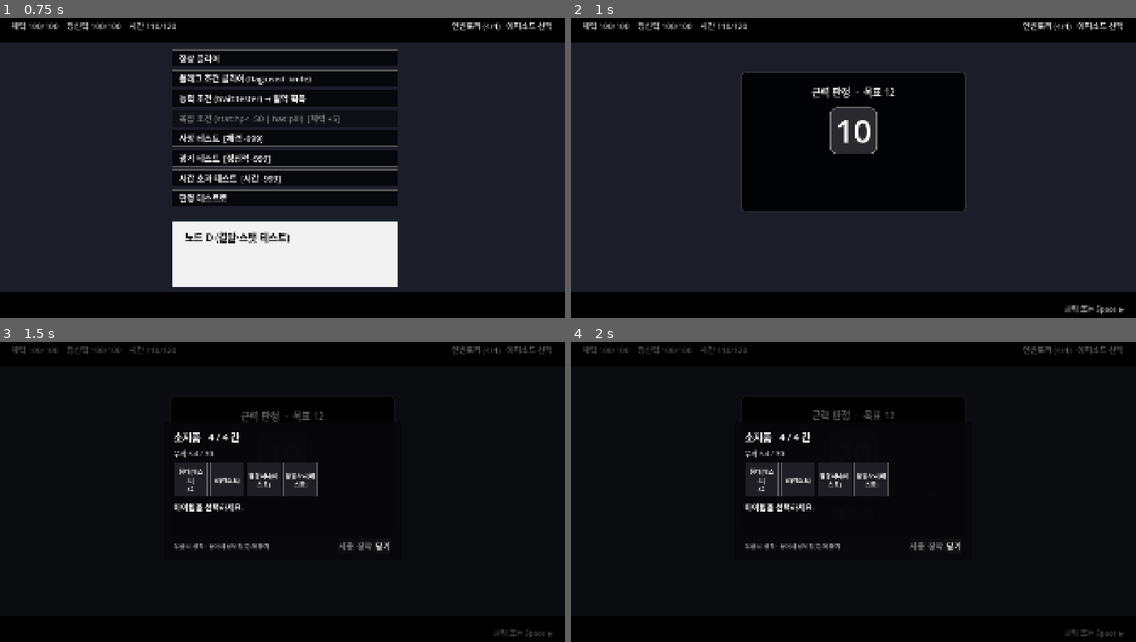
Above: before the commit, frames 1-4 (two rows, left to right).
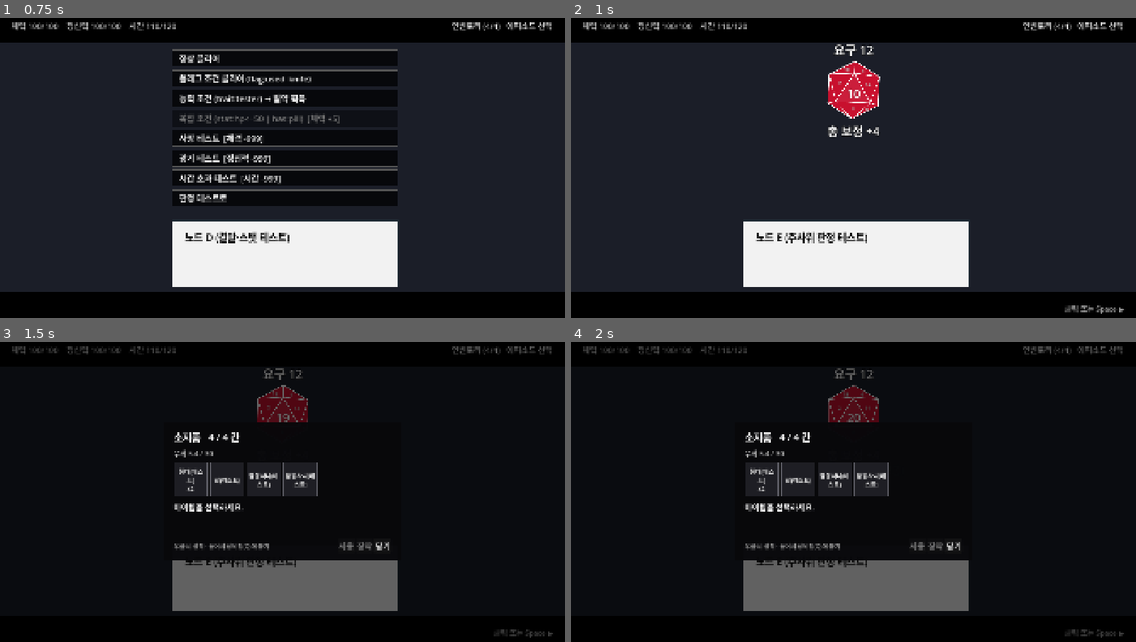
Above: after the commit, the same moments.

Repository: HomilBBANG/rt_Tevah
Game: Godot game, scene res://tests/ui_smoke.tscn
Same seed, same stepped clock (60 frames per second), same inputs: the game is played once before the commit and once after it. This scene is started directly instead of the project's main scene.
Inputs:
- Up to frame 1 (0.75 s): click "노드 A로" at 0.5 s
- Up to frame 2 (1 s): no input
- Up to frame 3 (1.5 s): click "인벤토리 (4/4)" at 1.25 s
- Up to frame 4 (2 s): no input

Frame 1 is identical in both runs. In frame 2, 26% of the frame differs, in the area x 30-71%, y 8-90%; in frame 3, 7.7%; in frame 4, 7.7%.

Commit message:
Dialogue dice roll: red d20 over the scene with target and total modifier
The roll overlays the top centre ("요구 N", d20 with rolling number, "총 보정 +N",
result line) and leaves the speech bubbles and portraits visible.

Co-Authored-By: Claude Opus 5.5 <noreply@anthropic.com>

Diff:
--- a/scenes/main_play.gd
+++ b/scenes/main_play.gd
@@ -2,7 +2,7 @@
 ## 플레이 화면. 게임 로직 없음: StoryRunner·GameState 시그널을 그리고 입력만 돌려준다.
 ##
 ## 한 번의 행동 결과를 "페이지" 순서로 보여준다 (클릭/Space 로 넘김):
-##   dice      — 주사위 판정 연출 (굴리는 중에 클릭하면 바로 결과)
+##   dice      — 주사위 판정 연출 (굴리는 중에 클릭하면 바로 결과). 지금 화면(말풍선·초상화) 위 가운데에 겹쳐 뜬다
 ##   system    — 획득·버림 등 시스템 메시지 (검은 상자, 가운데 정렬)
 ##   situation — 화자 없는 노드 (밝은 상자)
 ##   dialogue  — 화자 있는 노드 (초상화 + 말풍선, 직전 대사는 회색으로 위에)
@@ -186,9 +186,17 @@
 	_clear_choices()
 	_type_label = null
 	_auto_left = -1.0
+	if p.kind == "dice":
+		# 주사위는 뒤의 대화를 지우지 않고 위에 겹친다 (사용자 시안)
+		%DicePanel.visible = true
+		%DicePanel.play(p.result)
+		# 선택지와 겹치지 않게 숨겼던 지난 대사도 다시 (시안: 회색 지난 말풍선 + 지금 말풍선)
+		%PrevBubble.visible = %Bubble.visible and not _prev_line.is_empty()
+		_page_done()
+		return
 	%SituationBox.visible = p.kind == "situation"
 	%SystemBox.visible = p.kind == "system"
-	%DicePanel.visible = p.kind == "dice"
+	%DicePanel.visible = false
 	var is_dialogue: bool = p.kind == "dialogue"
 	%Bubble.visible = is_dialogue
 	%PrevBubble.visible = false
@@ -202,8 +210,6 @@
 			_slots = ["", ""]
 		"system":
 			%SystemText.text = p.text
-		"dice":
-			%DicePanel.play(p.result)
 		"dialogue":
 			_show_dialogue(p)
 	match p.kind:
--- a/scenes/main_play.tscn
+++ b/scenes/main_play.tscn
@@ -137,10 +137,10 @@
 unique_name_in_owner = true
 visible = false
 layout_mode = 1
-anchor_left = 0.3
-anchor_top = 0.2
-anchor_right = 0.7
-anchor_bottom = 0.64
+anchor_left = 0.38
+anchor_top = 0.1
+anchor_right = 0.62
+anchor_bottom = 0.48
 script = ExtResource("6")
 
 [node name="Choices" type="VBoxContainer" parent="."]
--- a/ui/dice_panel.gd
+++ b/ui/dice_panel.gd
@@ -1,49 +1,47 @@
 extends Control
-## 주사위 판정 연출: 숫자가 잠깐 굴러간 뒤 결과(주사위 + 보정 = 합계 / 목표, 성공·실패)를 보여준다.
-## play(result) 의 result 는 StoryRunner.dice_rolled 의 내용.
+## 주사위 판정 연출 (사용자 시안): 대화 화면 위 가운데에 겹쳐 뜬다. 뒤의 말풍선·초상화는 그대로 보인다.
+##   위 "요구 N" (목표값) / 가운데 빨간 d20 (굴리는 동안 숫자가 바뀌고 흔들림 → 나온 눈) / 아래 "총 보정 +N" / 결과 줄
+## play(result) 의 result 는 StoryRunner.dice_rolled 의 내용 (roll, mod, total, dc, success, critical, parts).
 
 signal finished
 
 const ROLL_TIME := 0.8
 const SUCCESS_COLOR := Color("7fd48a")
-const FAIL_COLOR := Color("e46a6a")
+const FAIL_COLOR := Color("ff6a6a")
+const DIE_FILL := Color("c8102e")
+const DIE_EDGE := Color.WHITE
+const FACE_NUMBERS := ["2", "14", "8", "18", "4", "6"]   # 옆면 장식 숫자 (그림용)
 
 var is_rolling := false
 
 var _result := {}
 var _t := 0.0
 var _tick := 0.0
-var _title: Label
-var _die: Label
-var _detail: Label
+var _shown := 20               # 가운데 면에 보이는 숫자
+var _need: Label
+var _mod: Label
 var _outcome: Label
 
 
 func _init() -> void:
 	mouse_filter = MOUSE_FILTER_IGNORE
-	var box := VBoxContainer.new()
-	box.set_anchors_preset(PRESET_FULL_RECT)
-	box.alignment = BoxContainer.ALIGNMENT_CENTER
-	box.add_theme_constant_override("separation", 17)
-	box.mouse_filter = MOUSE_FILTER_IGNORE
-	add_child(box)
-	resized.connect(queue_redraw)
-	_title = _label(box, 33, Color("dddddd"))
-	_die = _label(box, 107, Color.WHITE)
-	_die.custom_minimum_size = Vector2(0, 183)
-	_die.vertical_alignment = VERTICAL_ALIGNMENT_CENTER
-	_detail = _label(box, 30, Color("bbbbbb"))
-	_outcome = _label(box, 47, Color.WHITE)
+	_need = _label(42)
+	_need.anchor_right = 1.0
+	_need.offset_bottom = 60
+	_mod = _label(40)
+	_outcome = _label(36)
+	resized.connect(_layout)
 
 
 func play(result: Dictionary) -> void:
 	_result = result
-	_title.text = "%s 판정  ·  목표 %d" % [result.ability_name, result.dc]
-	_detail.text = ""
+	_need.text = "요구 %d" % int(result.dc)
+	_mod.text = "총 보정 %+d" % int(result.get("mod", 0))
 	_outcome.text = ""
 	_t = 0.0
 	_tick = 0.0
 	is_rolling = true
+	_layout()
 	queue_redraw()
 
 
@@ -57,55 +55,96 @@
 	if not is_rolling:
 		return
 	_t += delta
-	queue_redraw()
 	_tick -= delta
 	if _t >= ROLL_TIME:
 		_show_result()
 	elif _tick <= 0.0:
 		_tick = 0.05
-		_die.text = str(randi_range(1, 20))
+		_shown = randi_range(1, 20)
+	queue_redraw()
 
 
 func _show_result() -> void:
 	is_rolling = false
-	_die.text = str(_result.roll)
-	var line := "주사위 %d" % _result.roll
-	for p in _result.parts:
-		line += "  %s  %s %d" % ["+" if p.value >= 0 else "−", p.label, absi(p.value)]
-	_detail.text = "%s   =   %d" % [line, _result.total]
+	_shown = int(_result.roll)
+	var verdict: String
 	match _result.get("critical", ""):
-		"success": _outcome.text = "대성공!"
-		"fail": _outcome.text = "대실패!"
-		_: _outcome.text = "성공" if _result.success else "실패"
+		"success": verdict = "대성공!"
+		"fail": verdict = "대실패!"
+		_: verdict = "성공" if _result.success else "실패"
+	_outcome.text = "%d %+d = %d   ·   %s" % [int(_result.roll), int(_result.get("mod", 0)), int(_result.total), verdict]
 	_outcome.add_theme_color_override("font_color", SUCCESS_COLOR if _result.success else FAIL_COLOR)
 	queue_redraw()
 	finished.emit()
 
 
-func _draw() -> void:
-	var bg := StyleBoxFlat.new()
-	bg.bg_color = Color(0, 0, 0, 0.9)
-	bg.set_corner_radius_all(17)
-	bg.border_color = Color("555555")
-	bg.set_border_width_all(2)
-	draw_style_box(bg, Rect2(Vector2.ZERO, size))
-	# 주사위 칸
-	var die_size := 160.0
-	var center := _die.get_global_rect().get_center() - get_global_rect().position
-	var die := StyleBoxFlat.new()
-	die.bg_color = Color(0.16, 0.16, 0.18)
-	die.set_corner_radius_all(23)
-	die.set_border_width_all(3)
-	die.border_color = Color("888888") if is_rolling or _result.is_empty() else \
-		(SUCCESS_COLOR if _result.success else FAIL_COLOR)
-	draw_style_box(die, Rect2(center - Vector2(die_size, die_size) / 2, Vector2(die_size, die_size)))
+# ---------------------------------------------------------------- 그리기
+func _radius() -> float:
+	return clampf(minf(size.x, size.y) * 0.24, 40.0, 110.0)
 
 
-func _label(parent: Control, font_size: int, color: Color) -> Label:
+func _die_center() -> Vector2:
+	return Vector2(size.x / 2.0, 70.0 + _radius())
+
+
+func _layout() -> void:
+	var r := _radius()
+	var below := _die_center().y + r + 10.0
+	for pair in [[_mod, below], [_outcome, below + 56.0]]:
+		var l: Label = pair[0]
+		l.anchor_right = 1.0
+		l.offset_top = pair[1]
+		l.offset_bottom = pair[1] + 56.0
+
+
+func _draw() -> void:
+	var r := _radius()
+	var wobble := sin(_t * 40.0) * 0.18 * (1.0 - _t / ROLL_TIME) if is_rolling else 0.0
+	draw_set_transform(_die_center(), wobble, Vector2.ONE)
+	# 바깥 육각형 (뾰족한 쪽이 위) — 정이십면체를 앞에서 본 모양
+	var hexa := PackedVector2Array()
+	for i in 6:
+		var a := -PI / 2.0 + i * PI / 3.0
+		hexa.append(Vector2(cos(a), sin(a)) * r)
+	# 가운데 면 (위를 향한 삼각형)
+	var ta := Vector2(0, -0.58) * r
+	var tb := Vector2(-0.6, 0.42) * r
+	var tc := Vector2(0.6, 0.42) * r
+	draw_colored_polygon(hexa, DIE_FILL)
+	draw_colored_polygon(PackedVector2Array([ta, tb, tc]), DIE_FILL.lightened(0.06))
+	var w := maxf(2.0, r * 0.03)
+	var closed := hexa.duplicate()
+	closed.append(hexa[0])
+	draw_polyline(closed, DIE_EDGE, w, true)
+	draw_polyline(PackedVector2Array([ta, tb, tc, ta]), DIE_EDGE, w, true)
+	# 가운데 삼각형 꼭짓점 → 육각형 꼭짓점 (면 나누기)
+	for e in [[ta, 0], [ta, 1], [ta, 5], [tb, 5], [tb, 4], [tb, 3], [tc, 1], [tc, 2], [tc, 3]]:
+		draw_line(e[0], hexa[e[1]], DIE_EDGE, w * 0.8, true)
+	var font := get_theme_default_font()
+	# 옆면 장식 숫자: 각 면의 무게중심
+	var faces := [[ta, hexa[5], tb], [ta, hexa[1], tc], [tb, tc, hexa[3]], [ta, hexa[0], hexa[5]], [ta, hexa[0], hexa[1]], [tc, hexa[2], hexa[3]]]
+	for i in faces.size():
+		var c: Vector2 = (faces[i][0] + faces[i][1] + faces[i][2]) / 3.0
+		_draw_centered(font, FACE_NUMBERS[i], c, int(r * 0.2), Color(1, 1, 1, 0.85))
+	# 가운데 숫자
+	_draw_centered(font, str(_shown), (ta + tb + tc) / 3.0 + Vector2(0, r * 0.04), int(r * 0.42), Color.WHITE)
+	draw_set_transform(Vector2.ZERO, 0.0, Vector2.ONE)
+
+
+func _draw_centered(font: Font, text: String, at: Vector2, font_size: int, color: Color) -> void:
+	var sz := font.get_string_size(text, HORIZONTAL_ALIGNMENT_LEFT, -1, font_size)
+	var pos := at + Vector2(-sz.x / 2.0, font.get_ascent(font_size) - sz.y / 2.0)
+	draw_string_outline(font, pos, text, HORIZONTAL_ALIGNMENT_LEFT, -1, font_size, maxi(2, font_size / 10), Color(0.35, 0, 0.05))
+	draw_string(font, pos, text, HORIZONTAL_ALIGNMENT_LEFT, -1, font_size, color)
+
+
+func _label(font_size: int) -> Label:
 	var l := Label.new()
 	l.horizontal_alignment = HORIZONTAL_ALIGNMENT_CENTER
 	l.add_theme_font_size_override("font_size", font_size)
-	l.add_theme_color_override("font_color", color)
+	l.add_theme_color_override("font_color", Color.WHITE)
+	l.add_theme_color_override("font_outline_color", Color(0, 0, 0, 0.85))
+	l.add_theme_constant_override("outline_size", 8)
 	l.mouse_filter = MOUSE_FILTER_IGNORE
-	parent.add_child(l)
+	add_child(l)
 	return l
